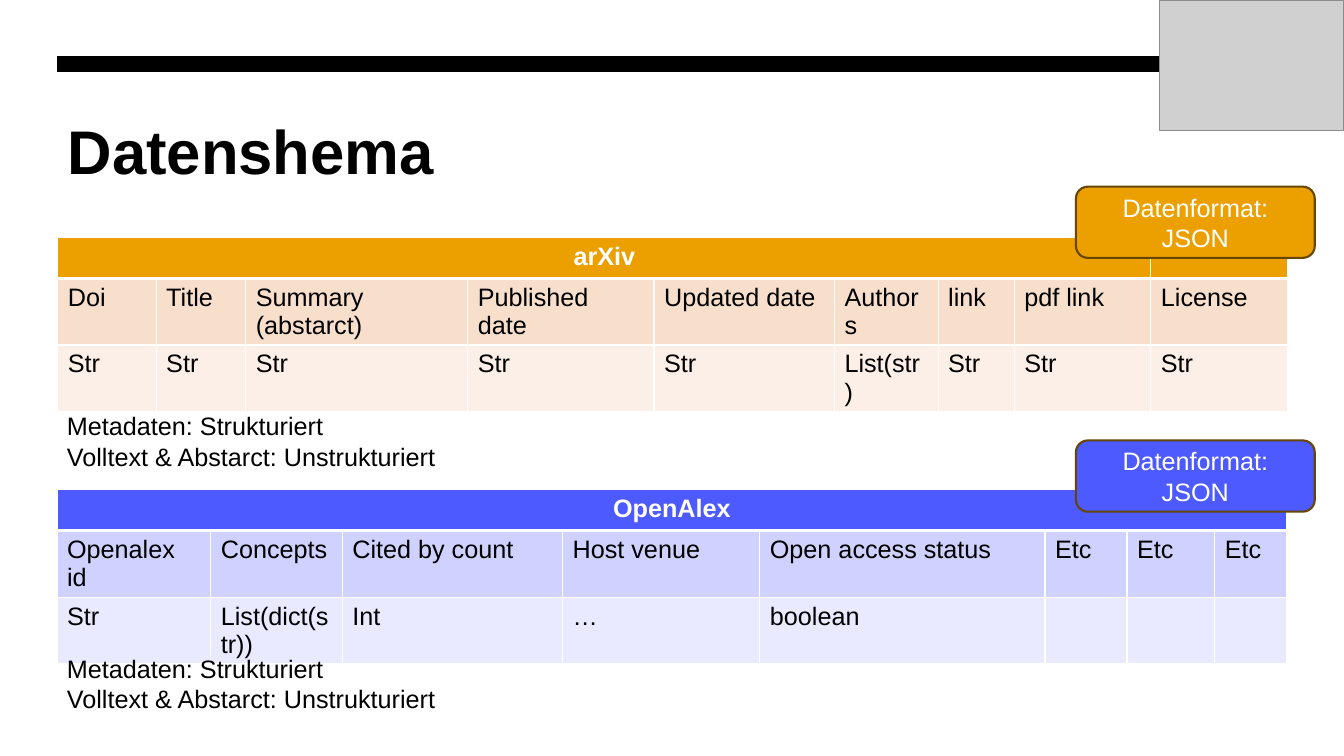
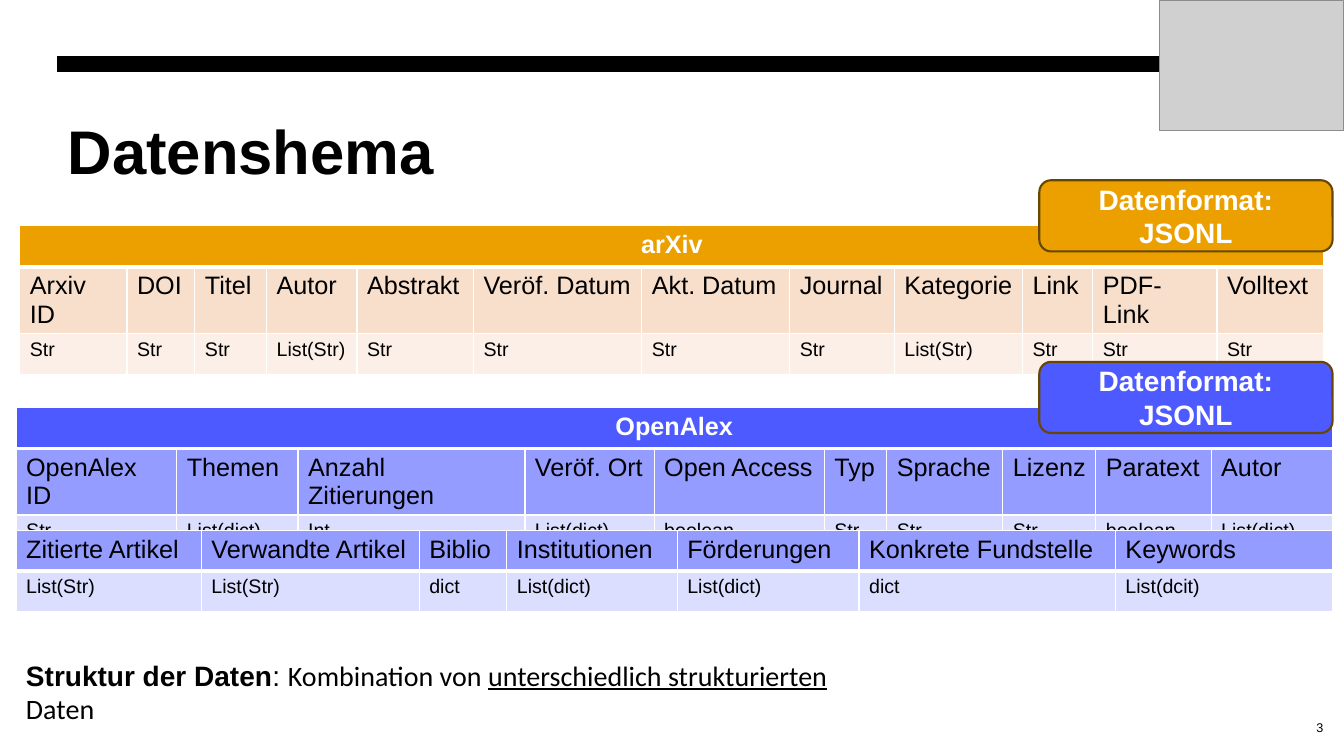
Before and after one commit to PatrykGadziomski/Orbit-Search-Engine, a slide deck: slide 3 of docs/zwischenpräsentation.pptx. Drawn at 1344x756 pixels with LibreOffice and Linux fonts; fonts in the diff are those of the drawing; grey boxes stand for pictures. Boxes give left, top, right and bottom in pixels: in the first picture for what was removed or moved away, otherwise in the second. Text is boxed around its words. In the diff, an @@ line names an element or a change of style, - is before the commit and + after.

```diff
--- a/docs/zwischenpräsentation.pptx
+++ b/docs/zwischenpräsentation.pptx
@@ rounded rectangle "Datenformat: JSONL": place and size @@
-rounded rectangle "Datenformat: JSONL" at (1076,187,1315,258)
+rounded rectangle "Datenformat: JSONL" at (1040,180,1333,252)
@@ text in rounded rectangle at (1099,189,1273,244): text changed; size 18 to 20 pt; bold on @@
-Datenformat: JSON
+Datenformat: JSONL
@@ table at (20,226,1325,546) @@
-column 1: arXiv | Doi | Str
-column 2:  | Title | Str
-column 3:  | Summary (abstarct) | Str
-column 4:  | Published date | Str
-column 5:  | Updated date | Str
-column 6:  | Authors | List(str)
-column 7:  | link | Str
-column 8:  | pdf link | Str
-column 9:  | License | Str
+column 1: arXiv | Arxiv ID | Str
+column 2:  | DOI | Str
+column 3:  | Titel | Str
+column 4:  | Autor | List(Str)
+column 5:  | Abstrakt | Str
+column 6:  | Veröf. Datum | Str
+column 7:  | Akt. Datum | Str
+column 8:  | Journal | Str
+column 9:  | Kategorie | List(Str)
+column 10:  | Link | Str
+column 11:  | PDF-Link | Str
+column 12:  | Volltext | Str
@@ table: place and size @@
-table at (57,237,1290,390)
+table at (20,226,1325,546)
@@ rounded rectangle "Datenformat: JSONL": place and size @@
-rounded rectangle "Datenformat: JSONL" at (1076,441,1315,512)
+rounded rectangle "Datenformat: JSONL" at (1040,362,1333,434)
@@ text in rounded rectangle at (1099,370,1273,426): text changed; size 18 to 20 pt; bold on @@
-Datenformat: JSON
+Datenformat: JSONL
@@ table at (16,407,1331,546) @@
-column 1: OpenAlex | Openalex id | Str
-column 2:  | Concepts | List(dict(str))
-column 3:  | Cited by count | Int
-column 4:  | Host venue | …
-column 5:  | Open access status | boolean
-column 6:  | Etc | 
-column 7:  | Etc | 
-column 8:  | Etc | 
+column 1: OpenAlex | OpenAlex ID | Str
+column 2:  | Themen | List(dict)
+column 3:  | Anzahl Zitierungen | Int
+column 4:  | Veröf. Ort | List(dict)
+column 5:  | Open Access | boolean
+column 6:  | Typ | Str
+column 7:  | Sprache | Str
+column 8:  | Lizenz | Str
+column 9:  | Paratext | boolean
+column 10:  | Autor | List(dict)
@@ table: place and size @@
-table at (57,489,1288,642)
+table at (16,407,1331,546)
@@ text removed at (67,416,435,467) @@
-Metadaten: Strukturiert
-Volltext & Abstarct: Unstrukturiert
@@ table added at (16,530,1332,612), 2 rows, 7 columns @@
+Zitierte Artikel | Verwandte Artikel | Biblio | Institutionen | Förderungen | Konkrete Fundstelle | Keywords
+List(Str) | List(Str) | dict | List(dict) | List(dict) | dict | List(dcit)
@@ text removed at (67,657,435,709) @@
-Metadaten: Strukturiert
-Volltext & Abstarct: Unstrukturiert
@@ text added at (26,665,827,719), 20 pt, text #000000 @@
+Struktur der Daten: Kombination von unterschiedlich strukturierten Daten
@@ page number added at (1316,723,1323,732), 9 pt, text #000000 @@
+3
```
Also in this commit, not shown: 2 other slides changed, 2 slides added, 2 slides removed.
